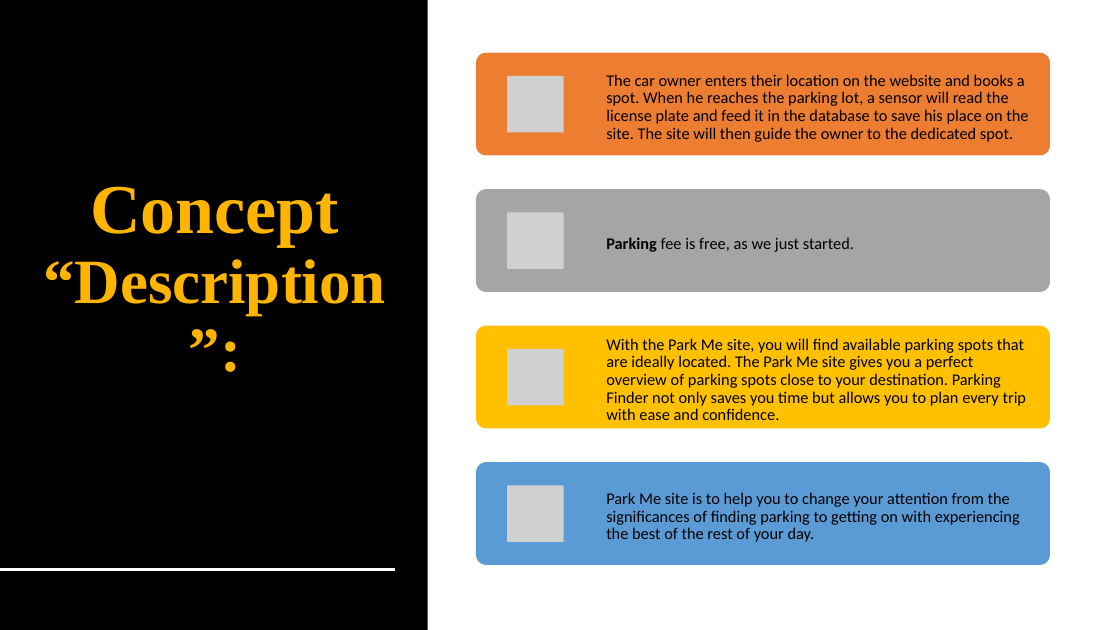
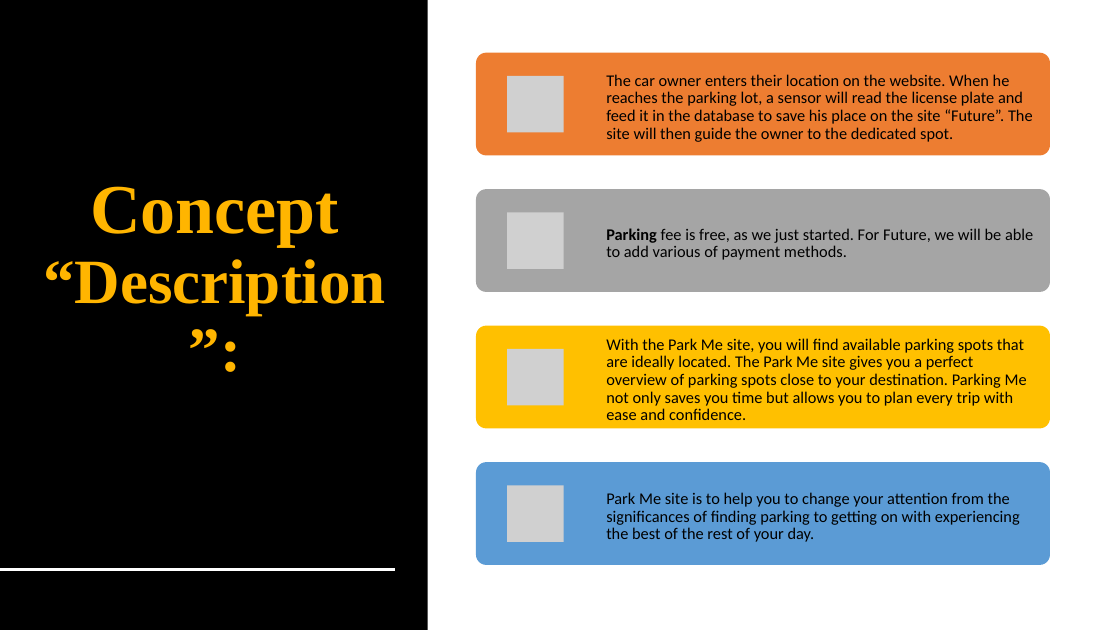
Before and after one commit to Yousiadel/Park-Me-Site, a slide deck: slide 3 of Project 1 for Group2 Parking Site.pptx. Drawn at 1120x630 pixels with LibreOffice and Linux fonts; fonts in the diff are those of the drawing; grey boxes stand for pictures. Boxes give left, top, right and bottom in pixels: in the first picture for what was removed or moved away, otherwise in the second. Text is boxed around its words. In the diff, an @@ line names an element or a change of style, - is before the commit and + after.

```diff
--- a/Project 1 for Group2 Parking Site.pptx
+++ b/Project 1 for Group2 Parking Site.pptx
@@ text at (606,74,1033,142): text changed @@
-The car owner enters their location on the website and books a spot. When he reaches the parking lot, a sensor will read the license plate and feed it in the database to save his place on the site. The site will then guide the owner to the dedicated spot.
+The car owner enters their location on the website. When he reaches the parking lot, a sensor will read the license plate and feed it in the database to save his place on the site “Future”. The site will then guide the owner to the dedicated spot.
@@ text at (606,228,1033,260): text changed @@
-Parking fee is free, as we just started.
+Parking fee is free, as we just started. For Future, we will be able to add various of payment methods.
@@ text at (606,338,1027,420): text changed @@
-With the Park Me site, you will find available parking spots that are ideally located. The Park Me site gives you a perfect overview of parking spots close to your destination. Parking Finder not only saves you time but allows you to plan every trip with ease and confidence.
+With the Park Me site, you will find available parking spots that are ideally located. The Park Me site gives you a perfect overview of parking spots close to your destination. Parking Me not only saves you time but allows you to plan every trip with ease and confidence.
```
Also in this commit, not shown: 7 other slides changed.
